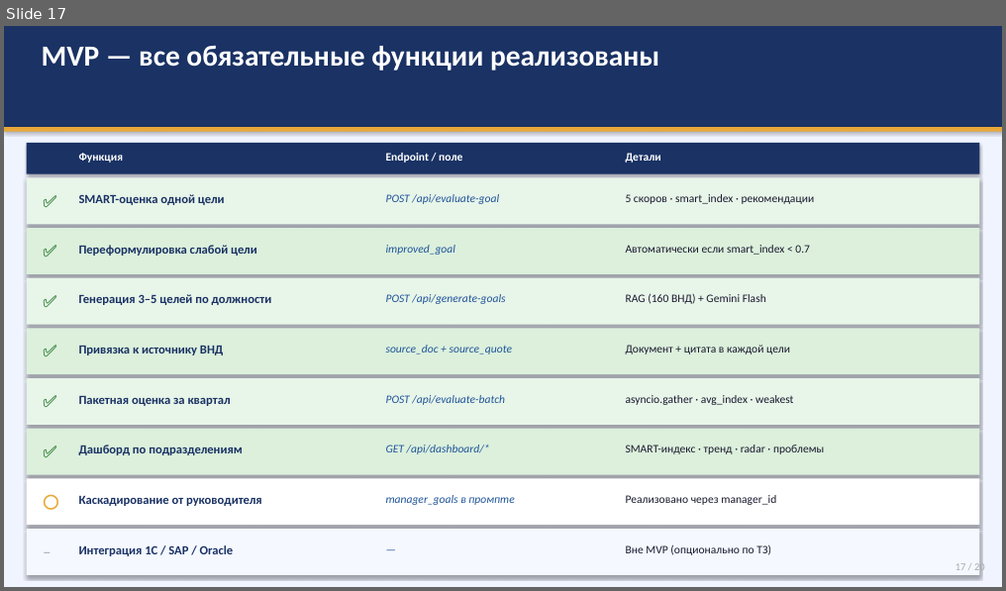
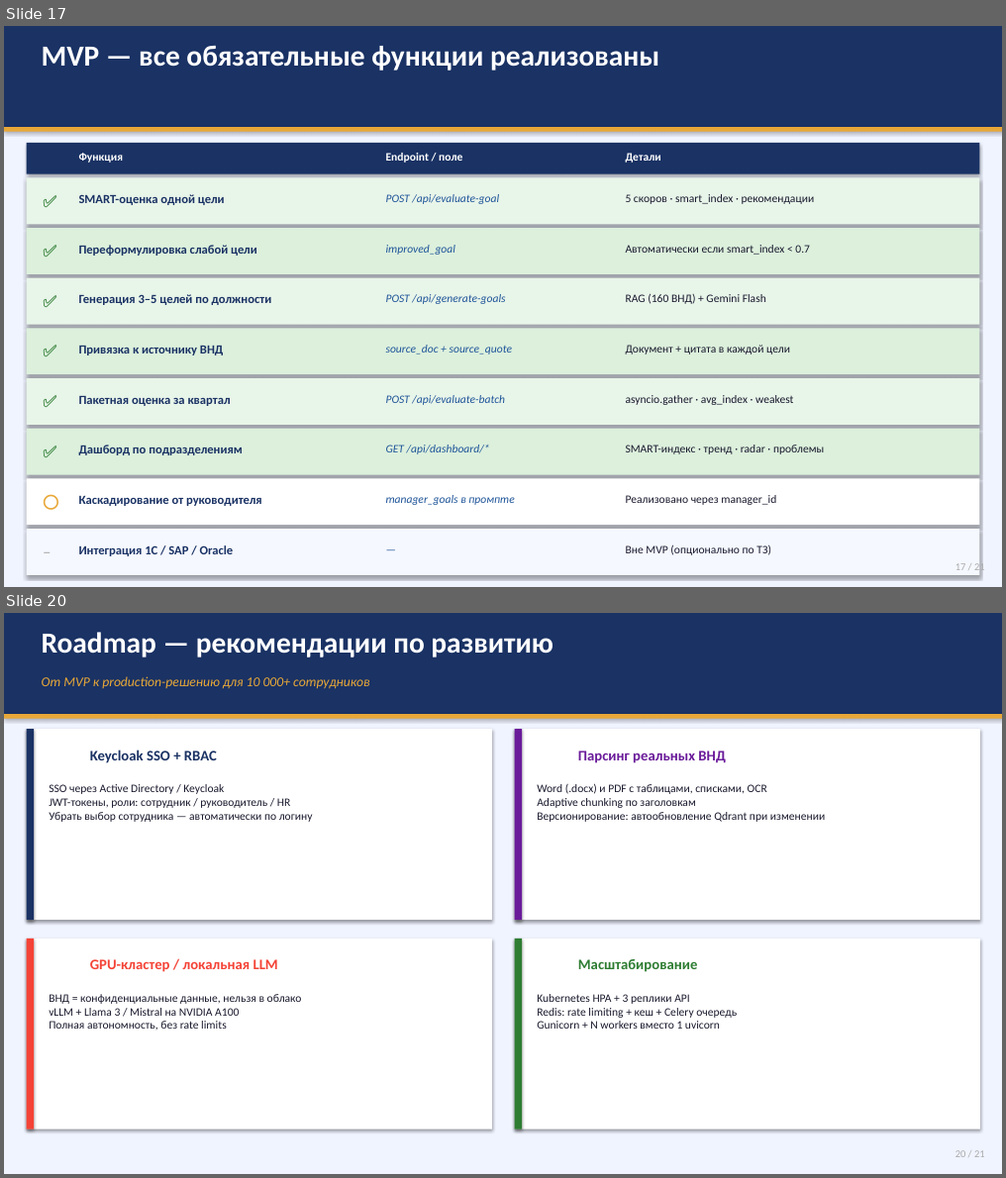
Before and after one commit to Islambek201632838/kmg-hr, a slide deck: KMG_HR_AI_Presentation.pptx. Shown one above the other, each under a label of ours: slide 17 before the commit, slides 17 and 20 after it; the slides between them are not shown. The pictures are 1006x591 and 1006x1178 pixels, drawn with LibreOffice and Linux fonts; fonts in the diff are those of the drawing. Boxes give left, top, right and bottom in pixels: in the first picture for what was removed or moved away, otherwise in the second. Text is boxed around its words. In the diff, an @@ line names an element or a change of style, - is before the commit and + after.

```diff
--- a/KMG_HR_AI_Presentation.pptx
+++ b/KMG_HR_AI_Presentation.pptx
@@ slide 20 added at bbox=[4, 613, 1002, 1174], background #FFFFFF @@
@@ rectangle added at bbox=[4, 613, 1002, 1174], fill #F0F4FF @@
@@ rectangle added at bbox=[4, 613, 1002, 714], fill #1A3264 @@
@@ text added at bbox=[42, 632, 553, 658], 28 pt, text #FFFFFF, bold @@
+Roadmap — рекомендации по развитию
@@ text added at bbox=[42, 676, 369, 689], 13 pt, text #E8A838, italic @@
+От MVP к production-решению для 10 000+ сотрудников
@@ rectangle added at bbox=[4, 714, 1002, 719], fill #E8A838 @@
@@ rectangle added at bbox=[27, 729, 492, 920], fill #FFFFFF @@
@@ rectangle added at bbox=[27, 729, 34, 920], fill #1A3264 @@
@@ rectangle added at bbox=[515, 729, 980, 920], fill #FFFFFF @@
@@ rectangle added at bbox=[515, 729, 522, 920], fill #6A1B9A @@
@@ text added at bbox=[42, 741, 79, 808], 24 pt, text #FFFFFF @@
+🔐
@@ text added at bbox=[90, 750, 217, 763], 14 pt, text #1A3264, bold @@
+Keycloak SSO + RBAC
@@ text added at bbox=[530, 741, 567, 808], 24 pt, text #FFFFFF @@
+📄
@@ text added at bbox=[578, 751, 725, 763], 14 pt, text #6A1B9A, bold @@
+Парсинг реальных ВНД
@@ text added at bbox=[49, 784, 313, 822], 11 pt, text #1A1A2E @@
+SSO через Active Directory / Keycloak
+JWT-токены, роли: сотрудник / руководитель / HR
+Убрать выбор сотрудника — автоматически по логину
@@ text added at bbox=[537, 783, 825, 822], 11 pt, text #1A1A2E @@
+Word (.docx) и PDF с таблицами, списками, OCR
+Adaptive chunking по заголовкам
+Версионирование: автообновление Qdrant при изменении
@@ rectangle added at bbox=[27, 939, 492, 1130], fill #FFFFFF @@
@@ rectangle added at bbox=[27, 939, 34, 1130], fill #F44336 @@
@@ rectangle added at bbox=[515, 939, 980, 1130], fill #FFFFFF @@
@@ rectangle added at bbox=[515, 939, 522, 1130], fill #2E7D32 @@
@@ text added at bbox=[42, 950, 79, 1048], 24 pt, text #FFFFFF @@
+🖥️
@@ text added at bbox=[90, 959, 278, 972], 14 pt, text #F44336, bold @@
+GPU-кластер / локальная LLM
@@ text added at bbox=[530, 950, 567, 987], 24 pt, text #FFFFFF @@
+⚡
@@ text added at bbox=[578, 959, 698, 972], 14 pt, text #2E7D32, bold @@
+Масштабирование
@@ text added at bbox=[49, 994, 302, 1030], 11 pt, text #1A1A2E @@
+ВНД = конфиденциальные данные, нельзя в облако
+vLLM + Llama 3 / Mistral на NVIDIA A100
+Полная автономность, без rate limits
@@ text added at bbox=[537, 994, 737, 1029], 11 pt, text #1A1A2E @@
+Kubernetes HPA + 3 реплики API
+Redis: rate limiting + кеш + Celery очередь
+Gunicorn + N workers вместо 1 uvicorn
@@ text added at bbox=[955, 1151, 985, 1157], 10 pt, text #AAAAAA @@
+20 / 21
@@ slide 17 changed as well @@
@@ text at bbox=[955, 563, 985, 574]: text changed @@
-17 / 20
+17 / 21
```
Also in this commit, not shown: 19 other slides changed, 2 other files.
